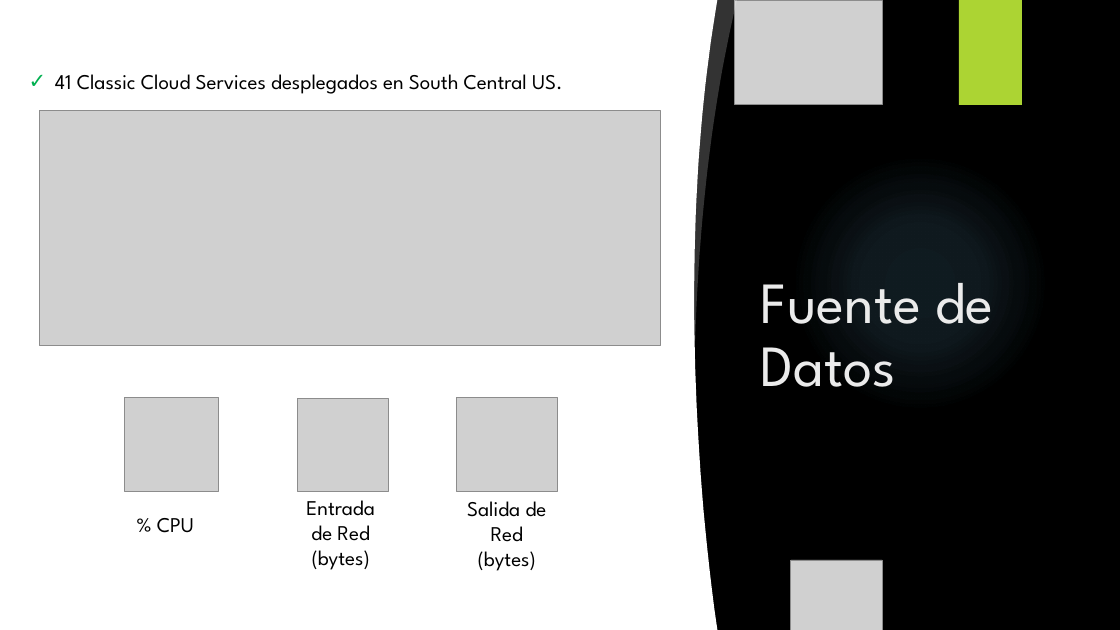
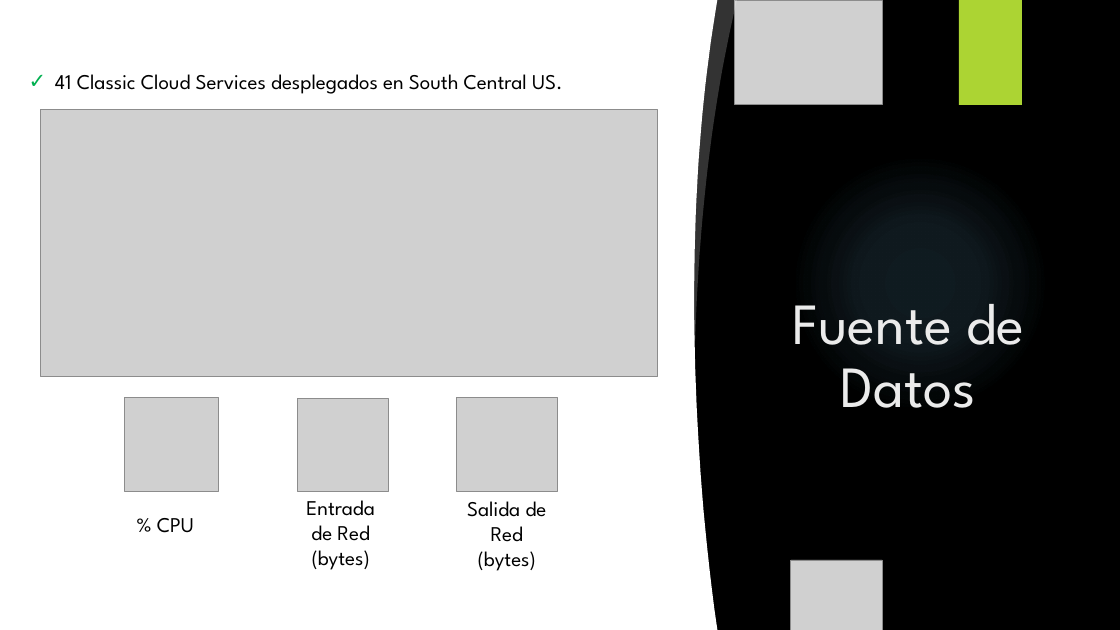
Before and after one commit to JuanLombana/MachineLearning, a slide deck: slide 3 of CloudLocation/CloudLocation-Presentacion.pptx. Drawn at 1120x630 pixels with LibreOffice and Linux fonts; fonts in the diff are those of the drawing; grey boxes stand for pictures; background and template pictures are left out. Boxes give left, top, right and bottom in pixels: in the first picture for what was removed or moved away, otherwise in the second. Text is boxed around its words. In the diff, an @@ line names an element or a change of style, - is before the commit and + after.

```diff
--- a/CloudLocation/CloudLocation-Presentacion.pptx
+++ b/CloudLocation/CloudLocation-Presentacion.pptx
@@ picture: place and size @@
-picture at <box>39,111,660,346</box>
+picture at <box>41,110,658,377</box>
@@ title "Fuente de Datos": place and size @@
-title "Fuente de Datos" at <box>753,122,1061,403</box>
+title "Fuente de Datos" at <box>755,143,1063,424</box>
@@ title "Fuente de Datos" at <box>755,143,1063,424</box>: alignment left to centre @@
```
Also in this commit, not shown: 2 other slides changed, 4 slides added, 3 slides removed, 4 other files.
